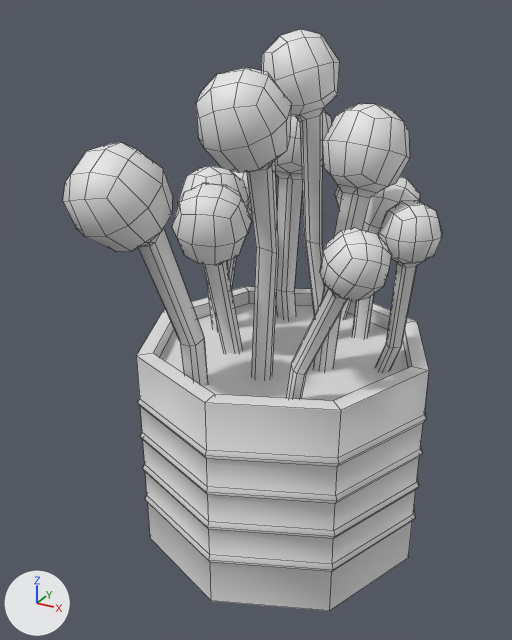
One commit to the FBX model Assets/Models/Environment/Plant/Plant.fbx: the scene before it, then after it.
Before and after are seen from a 50 mm lens placed at (0.212, -0.439, 0.172), pointed at (-0.012, -0.032, -0.031). Arrows for +X, +Y and +Z are at lower left; the lights stay in place. The older version comes first. Mesh edges are drawn as thin lines. Where no turn or scale is listed for an object, it has been applied to the vertices.
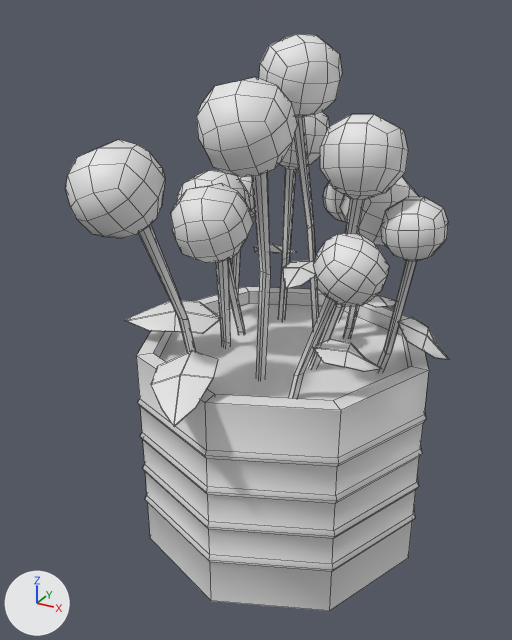
Location of each change, [x1, y1, x2, y2] in pixels of the pictures (512 x 640 px; the box of a moved part takes in the faces that stretch with it):
'Cube.006', reshaped: before [63, 29, 442, 611]; after [65, 34, 448, 611]
part 1 of me_cube_043, rebuilt: before [227, 170, 252, 289]; after [232, 176, 255, 316]
part 2 of me_cube_043, rebuilt: before [286, 227, 392, 399]; after [288, 233, 389, 399]
part 3 of me_cube_043, rebuilt: before [261, 29, 340, 316]; after [259, 34, 342, 327]
part 4 of me_cube_043, rebuilt: before [352, 177, 420, 338]; after [340, 177, 419, 339]
part 5 of me_cube_043, rebuilt (mostly hidden before): before [335, 186, 351, 320]; after [323, 182, 346, 320]
part 6 of me_cube_043, rebuilt: before [172, 183, 252, 354]; after [171, 183, 253, 347]
part 7 of me_cube_043, rebuilt: before [178, 166, 249, 332]; after [177, 170, 251, 335]
part 8 of me_cube_043, rebuilt (10% narrower): before [275, 111, 332, 318]; after [278, 112, 329, 320]
part 9 of me_cube_043, rebuilt: before [313, 104, 410, 371]; after [309, 114, 408, 368]
part 10 of me_cube_043, rebuilt: before [63, 143, 208, 386]; after [65, 139, 196, 352]
part 11 of me_cube_043, rebuilt: before [375, 200, 442, 372]; after [377, 197, 448, 372]
part 12 of me_cube_043, added: after [151, 350, 218, 427]
part 13 of me_cube_043, added: after [125, 300, 221, 334]
part 14 of me_cube_043, added: after [313, 339, 382, 372]
part 15 of me_cube_043, added: after [398, 317, 448, 359]
part 16 of me_cube_043, added: after [254, 244, 296, 254]
part 17 of me_cube_043, added: after [283, 261, 315, 289]
part 18 of me_cube_043, added: after [366, 294, 396, 307]
part 19 of me_cube_043, moved or reshaped: before [196, 68, 292, 381]; after [197, 77, 298, 379]

Edits to the bpy script that builds the scene:
```text
Change me_cube_043:
    used by ob_cube_006; location = (0.0, 0.0, 0.0)
    remove me_cube_043.from_pydata(...)  # 944 vertices, 902 faces; spans x -0.115..0.11, y -0.154..0.108, z -0.218..0.16
    add me_cube_043.from_pydata(...)  # 1262 vertices, 1158 faces; spans x -0.115..0.117, y -0.154..0.108, z -0.218..0.157
    me_cube_043 part 1: the loose piece of 68 vertices spanning x -0.106..-0.041, y 0.002..0.095, z -0.172..0.051 is rebuilt with 84 vertices and now spans x -0.106..-0.019, y 0.007..0.096, z -0.173..0.05
    me_cube_043 part 2: the loose piece of 68 vertices spanning x 0.02..0.097, y -0.094..-0.052, z -0.172..0.059 is rebuilt with 84 vertices and now spans x 0.012..0.095, y -0.095..-0.052, z -0.178..0.056
    me_cube_043 part 3: the loose piece of 68 vertices spanning x -0.031..0.032, y -0.013..0.051, z -0.172..0.16 is rebuilt with 84 vertices and now spans x -0.033..0.025, y -0.014..0.043, z -0.102..0.157
    me_cube_043 part 4: the loose piece of 68 vertices spanning x 0.005..0.075, y 0.025..0.08, z -0.172..0.064 is rebuilt with 84 vertices and now spans x 0.001..0.076, y 0.016..0.072, z -0.187..0.067
    me_cube_043 part 5: the loose piece of 68 vertices spanning x -0.015..0.038, y 0.037..0.105, z -0.172..0.057 is rebuilt with 84 vertices and now spans x -0.027..0.033, y 0.055..0.102, z -0.18..0.057
    me_cube_043 part 6: the loose piece of 68 vertices spanning x -0.071..-0.017, y -0.063..-0.002, z -0.172..0.064 is rebuilt with 84 vertices and now spans x -0.071..-0.016, y -0.065..-0.009, z -0.195..0.063
    me_cube_043 part 7: the loose piece of 68 vertices spanning x -0.101..-0.028, y -0.012..0.041, z -0.172..0.064 is rebuilt with 84 vertices and now spans x -0.103..-0.034, y -0.013..0.042, z -0.195..0.06
    me_cube_043 part 8: the loose piece of 68 vertices spanning x -0.063..-0.003, y 0.04..0.1, z -0.172..0.111 is rebuilt with 84 vertices and now spans x -0.063..-0.006, y 0.04..0.098, z -0.146..0.109
    me_cube_043 part 9: the loose piece of 68 vertices spanning x 0.021..0.081, y -0.033..0.02, z -0.172..0.119 is rebuilt with 84 vertices and now spans x 0.001..0.08, y -0.036..0.019, z -0.141..0.112
    me_cube_043 part 10: the loose piece of 68 vertices spanning x -0.079..-0.023, y -0.154..-0.06, z -0.172..0.103 is rebuilt with 84 vertices and now spans x -0.078..-0.021, y -0.154..-0.062, z -0.146..0.104
    me_cube_043 part 11: the loose piece of 68 vertices spanning x 0.032..0.106, y -0.022..0.019, z -0.17..0.059 is rebuilt with 84 vertices and now spans x 0.035..0.109, y -0.021..0.027, z -0.173..0.062
    me_cube_043 part 12: a new loose piece of 18 vertices spanning x -0.045..0.0, y -0.147..-0.084, z -0.055..-0.036
    me_cube_043 part 13: a new loose piece of 18 vertices spanning x -0.103..-0.046, y -0.066..-0.016, z -0.043..-0.031
    me_cube_043 part 14: a new loose piece of 18 vertices spanning x 0.049..0.091, y -0.078..-0.049, z -0.034..-0.022
    me_cube_043 part 15: a new loose piece of 18 vertices spanning x 0.082..0.117, y -0.012..0.016, z -0.05..-0.024
    me_cube_043 part 16: a new loose piece of 18 vertices spanning x -0.077..-0.032, y 0.052..0.091, z -0.024..-0.009
    me_cube_043 part 17: a new loose piece of 18 vertices spanning x -0.004..0.023, y -0.028..0.016, z -0.005..0.004
    me_cube_043 part 18: a new loose piece of 18 vertices spanning x 0.03..0.057, y 0.044..0.08, z -0.044..-0.032
    me_cube_043 part 19: 56 vertices removed from x -0.013..0.033, y -0.113..-0.036, z -0.172..0.143; 72 vertices added at x -0.015..0.038, y -0.112..-0.045, z -0.118..0.137
```
